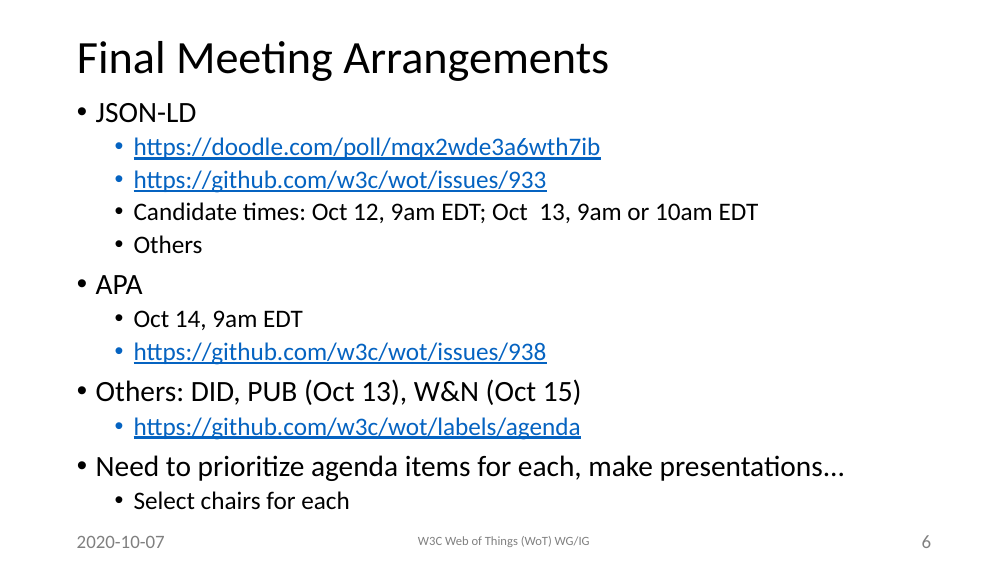
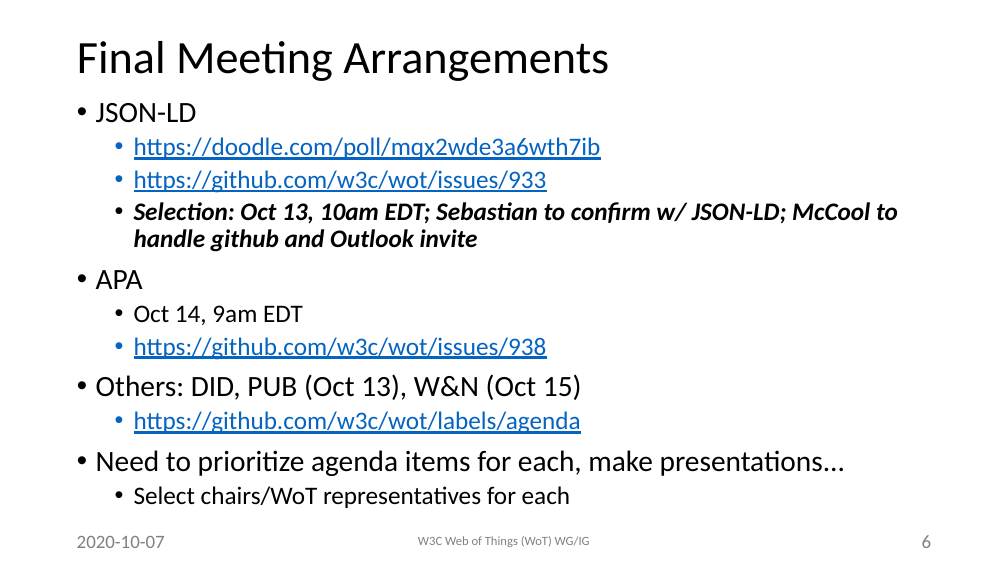
Before and after one commit to w3c/wot, a slide deck: slide 6 of PRESENTATIONS/2020-10-online-f2f/2020-10-07-WoT-F2F-Opening-McCool.pptx. Drawn at 1008x567 pixels with LibreOffice and Linux fonts; fonts in the diff are those of the drawing; background and template pictures are left out. Boxes give left, top, right and bottom in pixels: in the first picture for what was removed or moved away, otherwise in the second. Text is boxed around its words. In the diff, an @@ line names an element or a change of style, - is before the commit and + after.

```diff
--- a/PRESENTATIONS/2020-10-online-f2f/2020-10-07-WoT-F2F-Opening-McCool.pptx
+++ b/PRESENTATIONS/2020-10-online-f2f/2020-10-07-WoT-F2F-Opening-McCool.pptx
@@ text at [134, 202, 898, 252]: text changed; bold on; italic on @@
-  • Candidate times: Oct 12, 9am EDT; Oct 13, 9am or 10am EDT
-  • Others
+  • Selection: Oct 13, 10am EDT; Sebastian to confirm w/ JSON-LD; McCool to handle github and Outlook invite
@@ text at [134, 486, 570, 508]: text changed @@
-  • Select chairs for each
+  • Select chairs/WoT representatives for each
```
Also in this commit, not shown: 3 other slides changed, 1 other file.
